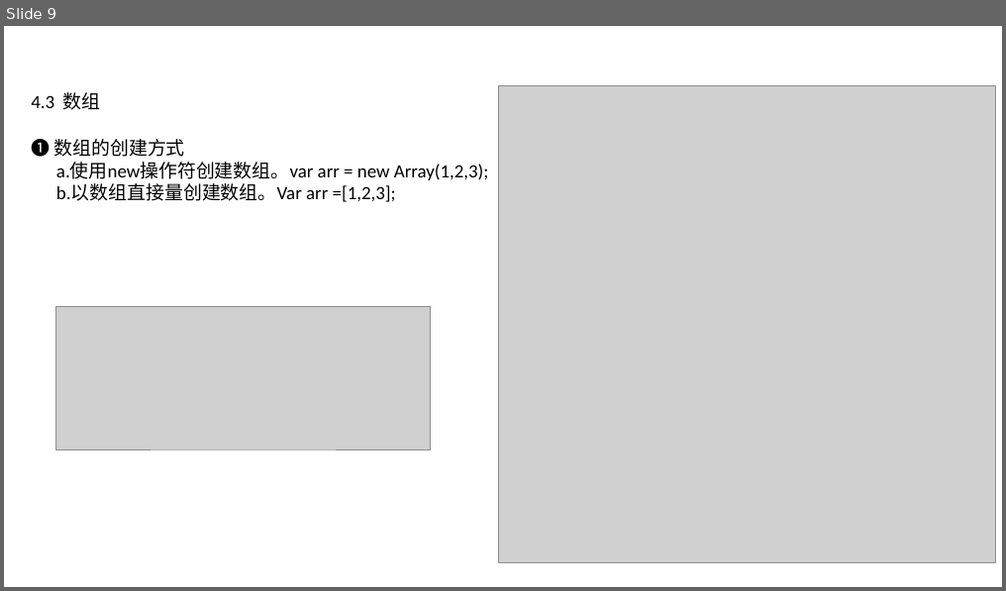
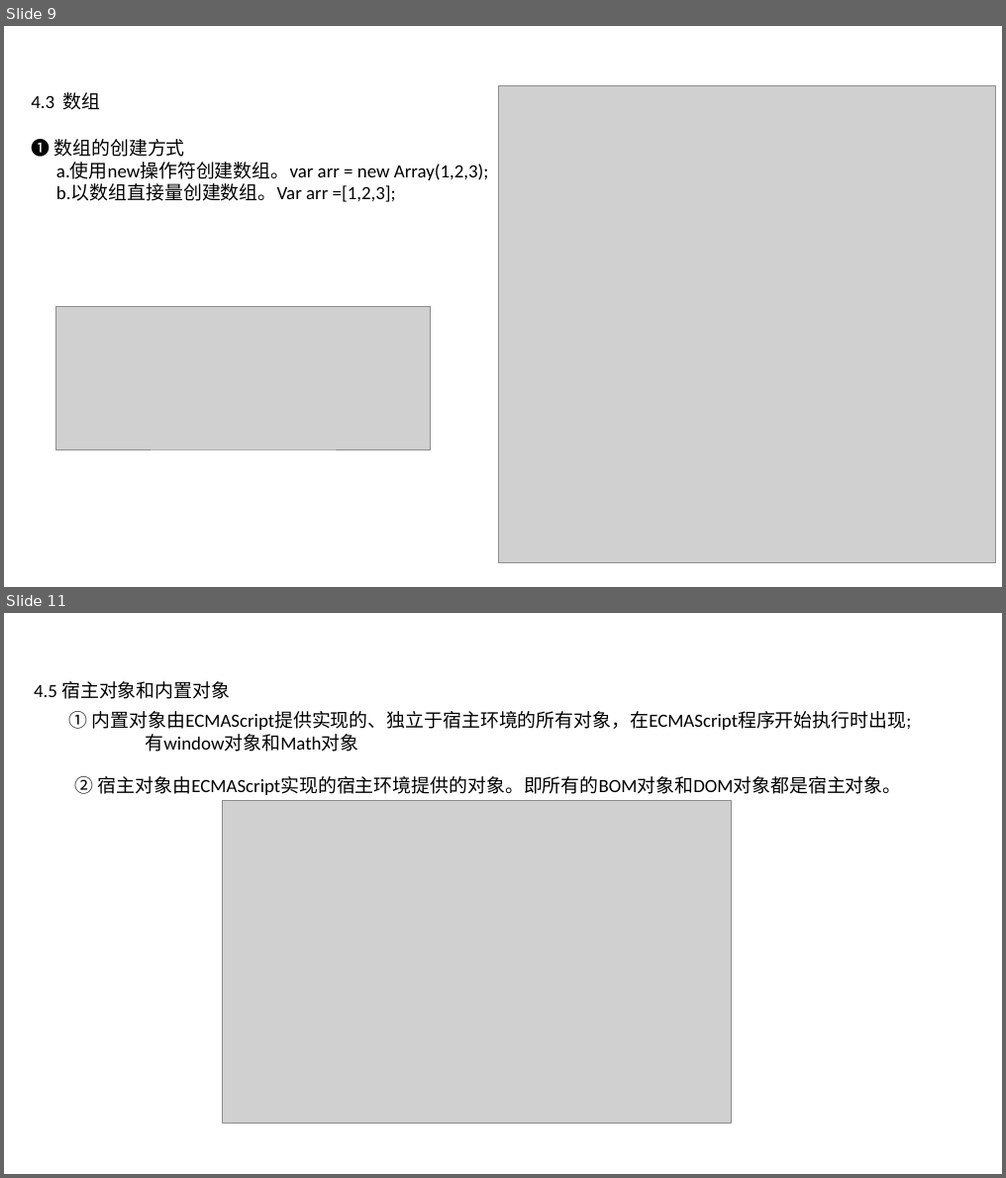
Before and after one commit to hiliny/lessonProject, a slide deck: documents/Javascript语言基础.pptx. Shown one above the other, each under a label of ours: slide 9 before the commit, slides 9 and 11 after it; the slides between them are not shown. The pictures are 1006x591 and 1006x1178 pixels, drawn with LibreOffice and Linux fonts; fonts in the diff are those of the drawing; grey boxes stand for pictures; background and template pictures are left out. Boxes give left, top, right and bottom in pixels: in the first picture for what was removed or moved away, otherwise in the second. Text is boxed around its words. In the diff, an @@ line names an element or a change of style, - is before the commit and + after.

```diff
--- a/documents/Javascript语言基础.pptx
+++ b/documents/Javascript语言基础.pptx
@@ slide 11 added at box(4, 613, 1002, 1174), background picture (left out) @@
@@ text added at box(34, 681, 230, 699), 18 pt, text #000000 @@
+4.5 宿主对象和内置对象
@@ text added at box(69, 711, 912, 752), 18 pt, text #000000 @@
+① 内置对象由ECMAScript提供实现的、独立于宿主环境的所有对象，在ECMAScript程序开始执行时出现; 有window对象和Math对象
@@ text added at box(75, 776, 902, 795), 18 pt, text #000000 @@
+② 宿主对象由ECMAScript实现的宿主环境提供的对象。即所有的BOM对象和DOM对象都是宿主对象。
@@ picture added at box(223, 801, 732, 1123) @@
```
Also in this commit, not shown: 4 other slides added, 5 slides removed, 1 other file.
